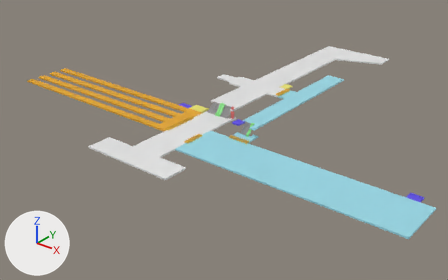
A saved change to the FBX model Assets/Models/2F.fbx.
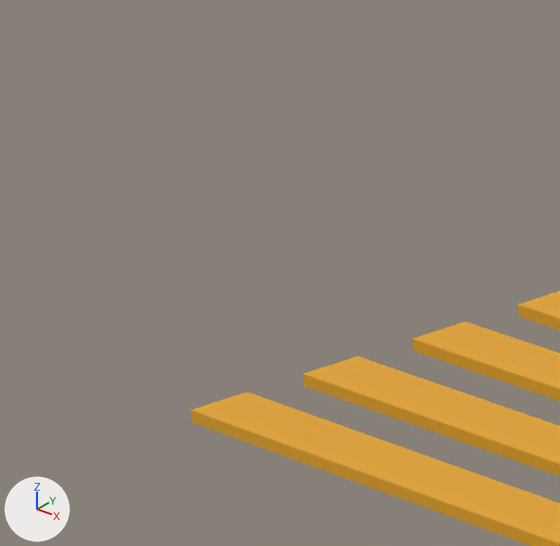
The first picture shows the older version from a camera (50 mm lens) standing at (151.0, -321.0, 150.0) and looking at (-90.0, -21.0, -36.0). The close-ups show the older and then the newer version on the part from 2% to 14% of the width and 14% to 34% of the height of that picture. Only the edits that show in the close-ups are written down. Lighting does not change. The marker at lower left points along +X, +Y and +Z. Where no turn or scale is listed for an object, it has been applied to the vertices.

In view in the first close-up: '近鉄ホーム'.
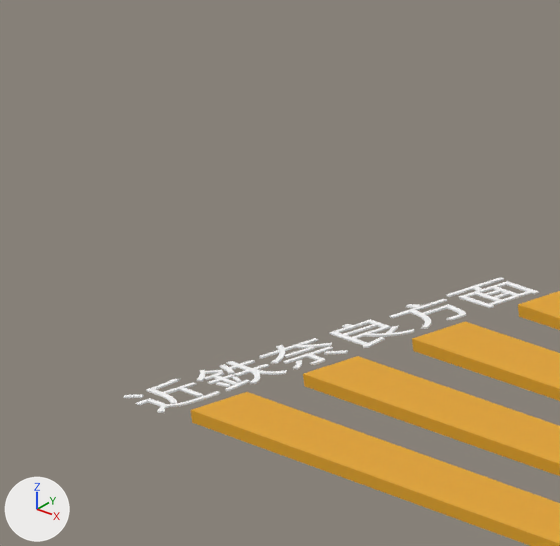
Scene script edits in JSON lines:
```json
{"op": "add", "block": "mat_方面テキスト", "code": ["mat_方面テキスト = principled_material('方面テキスト')", "mat_方面テキスト.base_color = (1.0, 1.0, 1.0)  # white #ffffff"]}
{"op": "add", "block": "me_テキスト_002", "code": ["me_テキスト_002 = bpy.data.meshes.new('テキスト.002')", "me_テキスト_002.from_pydata(...)  # 2354 vertices, 3505 faces; spans x -2.8..2.8, y -17.5..17.5, z -0.1..0.1", "me_テキスト_002.materials.append(mat_方面テキスト)  # white #ffffff"]}
{"op": "add", "block": "ob_近鉄奈良方面", "code": ["ob_近鉄奈良方面 = bpy.data.objects.new('近鉄奈良方面', me_テキスト_002)", "ob_近鉄奈良方面.location = (-237.0, -58.0, -11.0)"]}
```

Where the change shows, as pixel boxes (x1, y1, x2, y2) in the close-ups (560 x 546 px):
```json
{"object": "近鉄奈良方面", "change": "added", "after": [123, 277, 539, 413]}
```
